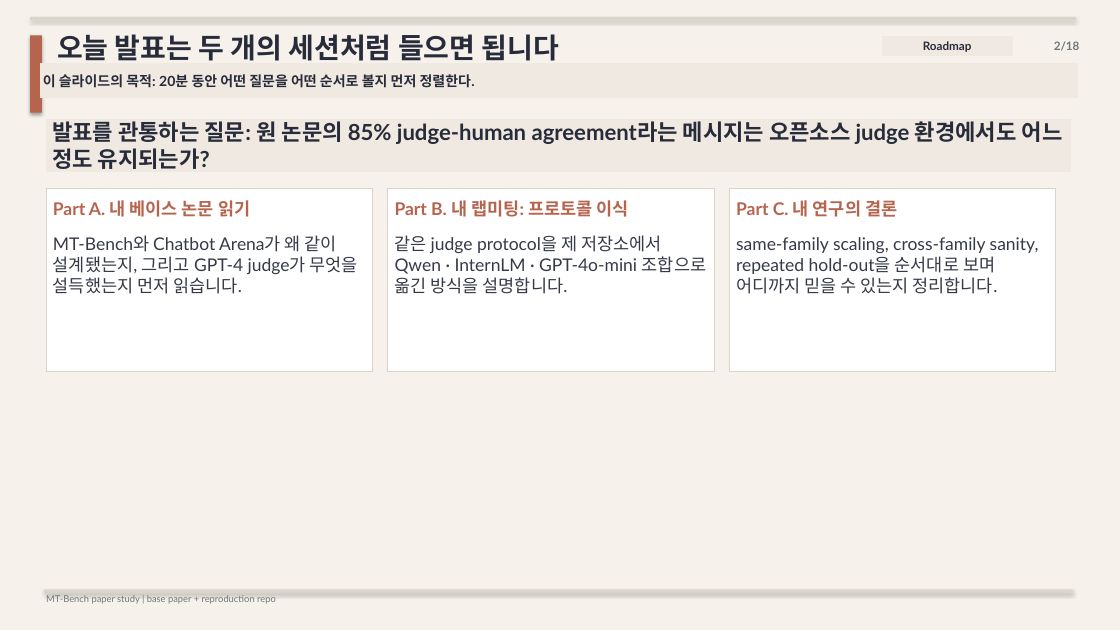
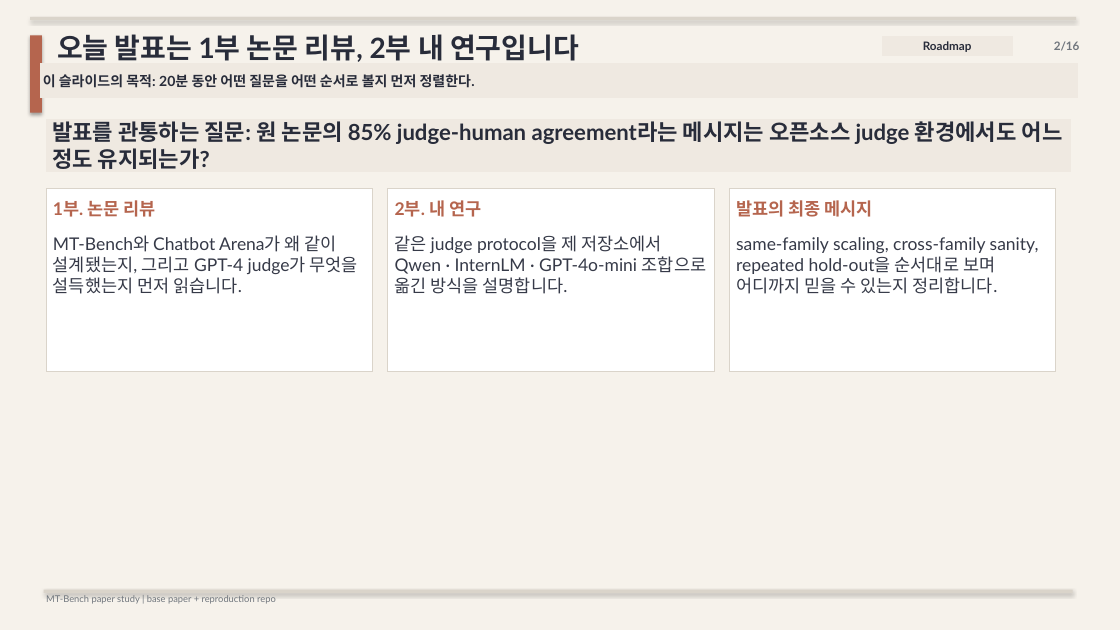
Before and after one commit to kook222/mt_bench_repro, a slide deck: slide 2 of presentation/mt_bench_paper_study.pptx. Drawn at 1120x630 pixels with LibreOffice and Linux fonts; fonts in the diff are those of the drawing. Boxes give left, top, right and bottom in pixels: in the first picture for what was removed or moved away, otherwise in the second. Text is boxed around its words. In the diff, an @@ line names an element or a change of style, - is before the commit and + after.

```diff
--- a/presentation/mt_bench_paper_study.pptx
+++ b/presentation/mt_bench_paper_study.pptx
@@ text at [57, 34, 579, 62]: text changed @@
-오늘 발표는 두 개의 세션처럼 들으면 됩니다
+오늘 발표는 1부 논문 리뷰, 2부 내 연구입니다
@@ text at [53, 200, 156, 217]: text changed @@
-Part A. 내 베이스 논문 읽기
+1부. 논문 리뷰
@@ text at [395, 200, 481, 217]: text changed @@
-Part B. 내 랩미팅: 프로토콜 이식
+2부. 내 연구
@@ text at [736, 200, 872, 217]: text changed @@
-Part C. 내 연구의 결론
+발표의 최종 메시지
```
Also in this commit, not shown: 13 other slides changed, 2 slides added, 4 slides removed, 2 other files.
